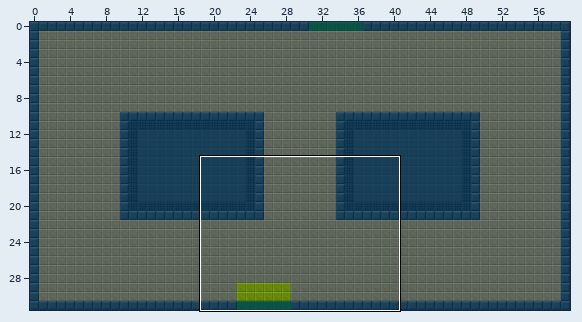
Tiled map, stored at public/maps/campaign_01_room_002.tmx. The first picture is a wide view before the edit; the outline marks the close-up.
Close-up. Before:
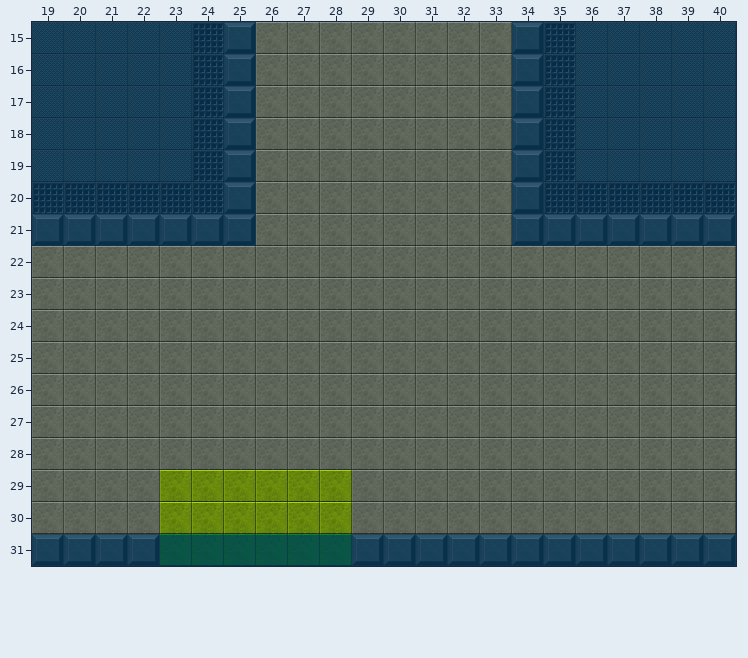
Cells are 32x32 px. Shown: x 19..40, y 15..31. The commit also changed other parts of the map, which this record leaves out.
Now the later version:
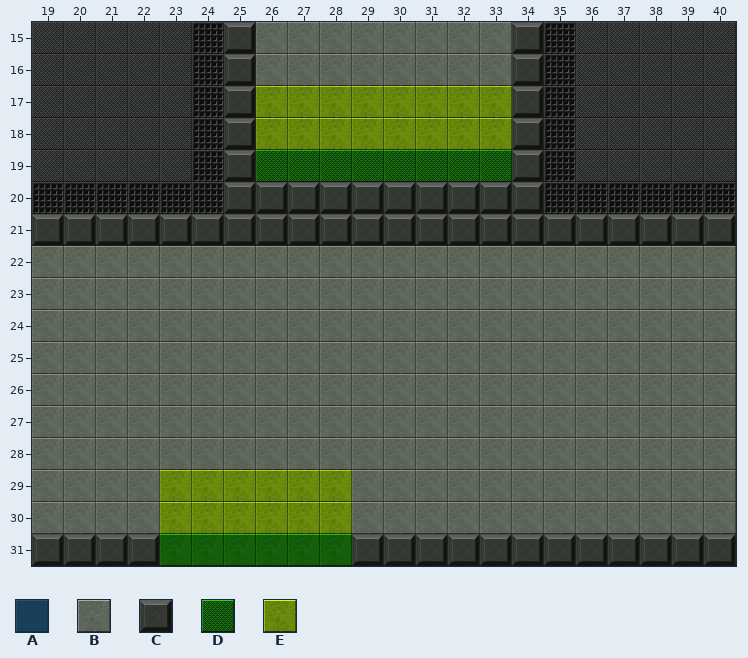
Key: from "collision_tiles": A 0; from "floor": B 0, C 19, D 58, E 70.
_ is an empty cell, . an unchanged one.
See-through tiles are keyed as they look on the map.
Change:
--- layer "terrain"
@@ x 26..33 @@
-17 BBBBBBBB
-18 BBBBBBBB
-19 BBBBBBBB
-20 BBBBBBBB
-21 BBBBBBBB
+17 EEEEEEEE
+18 EEEEEEEE
+19 DDDDDDDD
+20 CCCCCCCC
+21 CCCCCCCC
--- layer "collision" (now hidden)
@@ x 19..40 @@
-15 AAAAAAA........AAAAAAA
-16 AAAAAAA........AAAAAAA
-17 AAAAAAA........AAAAAAA
-18 AAAAAAA........AAAAAAA
-19 AAAAAAA........AAAAAAA
-20 AAAAAAA........AAAAAAA
-21 AAAAAAA........AAAAAAA
+15 _______........_______
+16 _______........_______
+17 _______........_______
+18 _______........_______
+19 _______........_______
+20 _______........_______
+21 _______........_______
@@ x 19..40 @@
-31 AAAAAAAAAAAAAAAAAAAAAA
+31 ______________________
